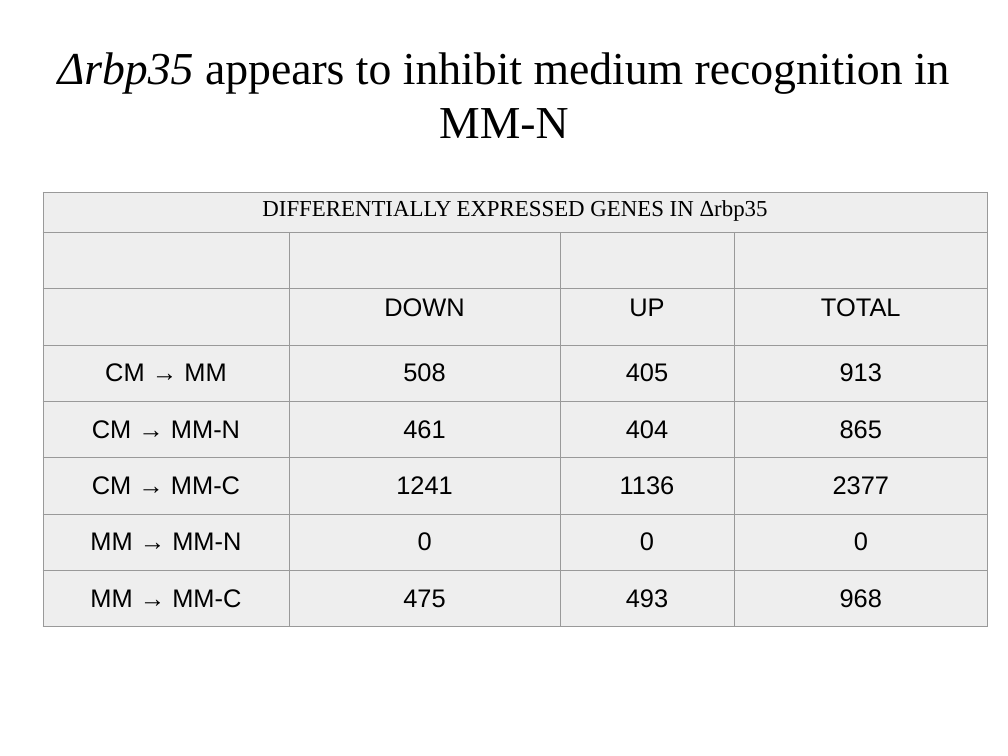
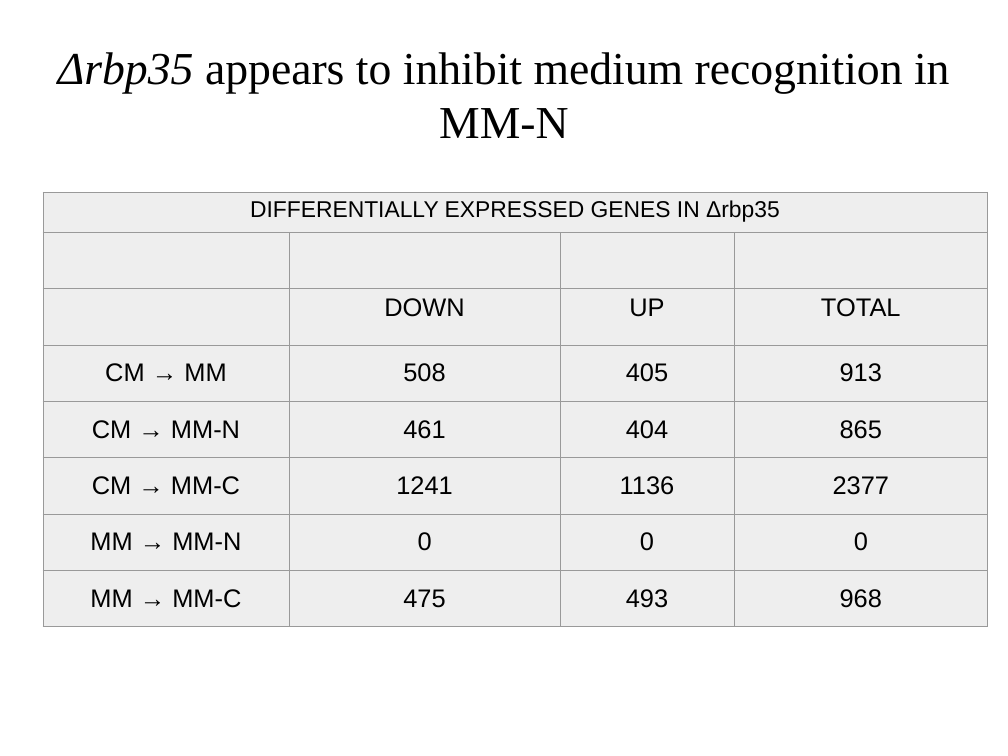
Before and after one commit to wilkinsonlab/m-oryzae-polya, a slide deck: slide 40 of doc/polyA/version_21/oryzae_presentation.odp. Drawn at 1008x756 pixels with LibreOffice and Linux fonts; fonts in the diff are those of the drawing. Boxes give left, top, right and bottom in pixels: in the first picture for what was removed or moved away, otherwise in the second. Text is boxed around its words. In the diff, an @@ line names an element or a change of style, - is before the commit and + after.

```diff
--- a/doc/polyA/version_21/oryzae_presentation.odp
+++ b/doc/polyA/version_21/oryzae_presentation.odp
@@ table at [43, 192, 987, 627] @@
@@ font Times New Roman to Arial in "DIFFERENTIALLY EXPRESSED GENES IN Δrbp35" @@
```
Also in this commit, not shown: 20 other slides changed, 2 slides added, 2 other files.
